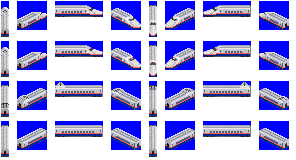
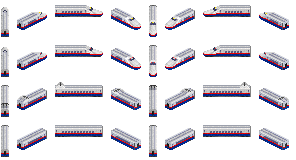
Layer changes from the first 296x160 image to the second:
added layer "Red stripe" above "Sprites" over [left=1, top=13, right=289, bottom=154]
painted on "Sprites" over [left=46, top=27, right=283, bottom=148]
hid "Background copy" over [left=1, top=1, right=289, bottom=154]
